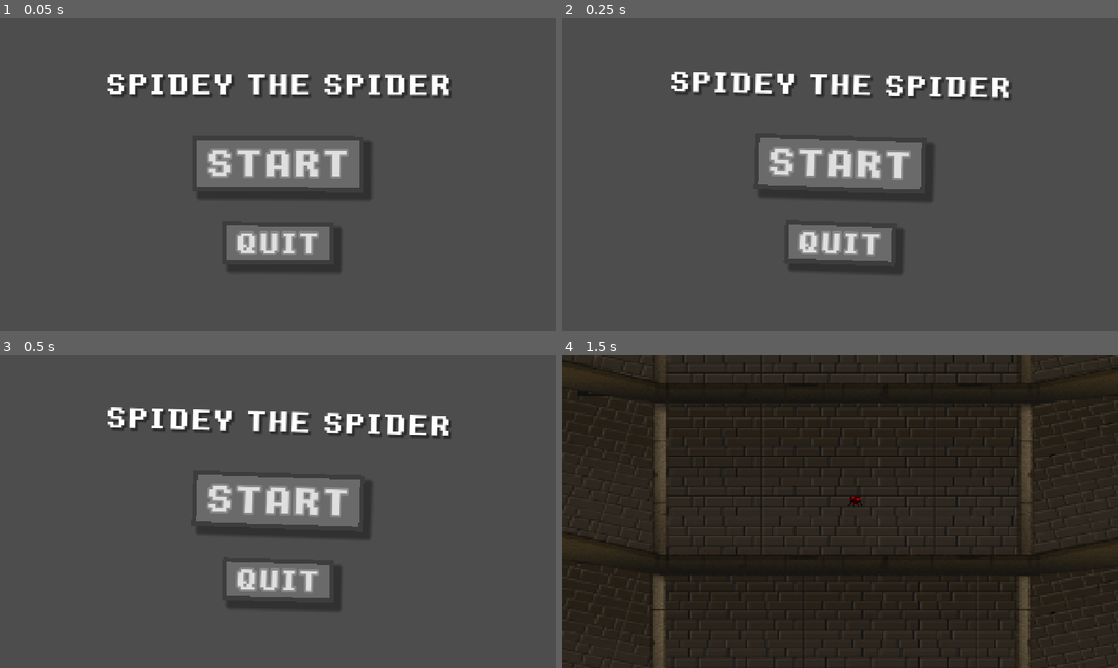
Above: before the commit, frames 1-4 (two rows, left to right).
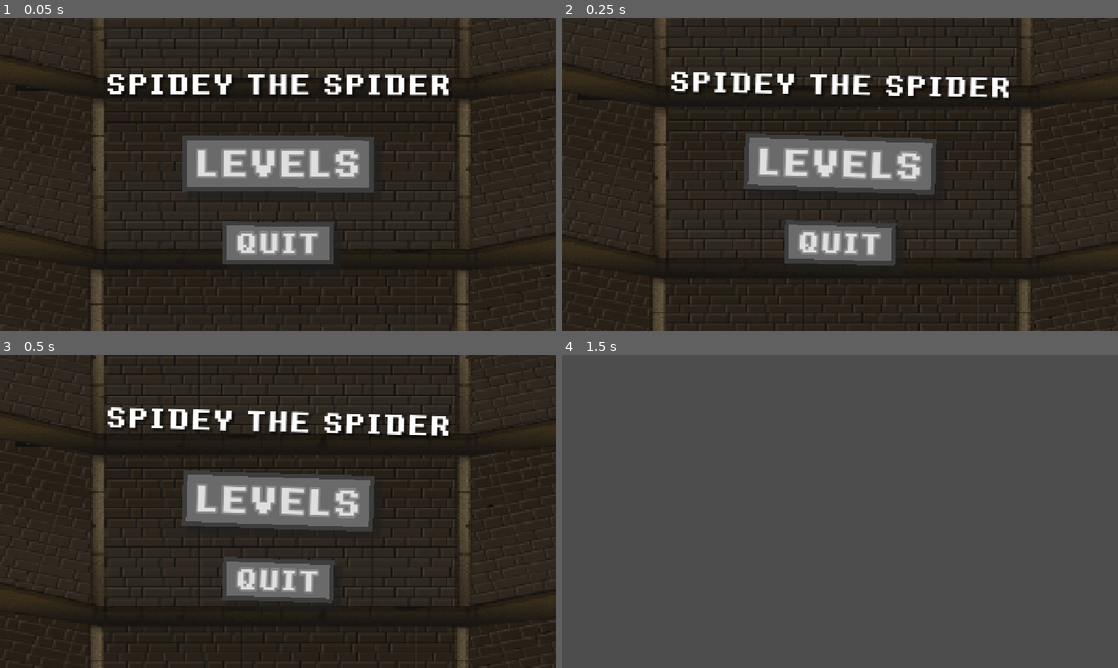
Above: after the commit, the same moments.

Repository: Pluspolar/Game-Jam-Group-3
Game: Godot game, scene res://Scenes/menu.tscn
The game is run twice, just before and just after one commit, with the same random seed, the same clock (stepped at 60 frames per second) and the same inputs. The engine's default icon, where the game draws it, is replaced by a stand-in: a white triangle on a blue panel in a dark square.
Inputs (mouse positions are in pixels of both pictures, inside the frame that each line leads up to):
- Up to frame 1 (0.05 s): no input
- Up to frame 2 (0.25 s): no input
- Up to frame 3 (0.5 s): no input
- Up to frame 4 (1.5 s): click "START" (after the commit: "LEVELS") at 0.5 s; move the mouse to (962, 495) at 1.27 s; hold D (right) from 1.28 s (still down); tap S (heal) at 1.35 s

The runs differ from the first frame. In frame 1, 89% of the frame differs, in the area x 0-100%, y 0-100%; in frame 2, 89%; in frame 3, 89%; in frame 4, 99%.

Commit message:
level load

Diff:
--- a/game-jam/Levels/level_test.tscn
+++ b/game-jam/Levels/level_test.tscn
@@ -2,6 +2,7 @@
 
 [ext_resource type="PackedScene" uid="uid://dcbf7yh5thgpm" path="res://Scenes/background_1.tscn" id="1_3vr47"]
 [ext_resource type="PackedScene" uid="uid://cwk7skvqf86x1" path="res://Scenes/background_2.tscn" id="2_7mba1"]
+[ext_resource type="PackedScene" uid="uid://cievq2jhecrnb" path="res://Scenes/end_trigger.tscn" id="3_soq8b"]
 
 [sub_resource type="RectangleShape2D" id="RectangleShape2D_q8e8m"]
 size = Vector2(137.9336, 377)
@@ -137,3 +138,6 @@
 position = Vector2(366, -3413)
 shape = SubResource("RectangleShape2D_ku5x2")
 debug_color = Color(0.55757344, 0.5340342, 0.48370427, 0.41960785)
+
+[node name="end_trigger" parent="." unique_id=1149071925 instance=ExtResource("3_soq8b")]
+position = Vector2(598, -3656)
--- /dev/null
+++ b/game-jam/Scenes/button.gd
@@ -0,0 +1,28 @@
+extends Button
+
+@export var scene_id: String
+var mouse_enter : bool = false
+var speed_scale : float = 0
+var target_scale : float = 1
+
+func _process(delta: float) -> void:
+	if mouse_enter:
+		target_scale = 1.15
+	else:
+		target_scale = 1
+
+	rotation_degrees += ((0+speed_scale*300+(sin(Global.timer/24)*2)) - rotation_degrees) * 0.5 * 60 * delta
+	speed_scale = (((target_scale-scale.x) * 0.2) + (speed_scale * 0.6))
+	scale += Vector2(speed_scale, speed_scale) * 60 * delta
+
+func _on_mouse_entered() -> void:
+	mouse_enter = true
+
+func _on_mouse_exited() -> void:
+	mouse_enter = false
+
+func _on_button_down() -> void:
+	await get_tree().create_timer(0.05).timeout
+	if scene_id == "quit": get_tree().quit()
+	else:
+		get_tree().change_scene_to_file("res://Scenes/" + scene_id + ".tscn")
--- /dev/null
+++ b/game-jam/Scenes/end.gd
@@ -0,0 +1,4 @@
+extends Area2D
+
+func _on_body_entered(body: Node2D) -> void:
+	Global._nextlevel()
--- /dev/null
+++ b/game-jam/Scenes/end_trigger.tscn
@@ -0,0 +1,36 @@
+[gd_scene format=3 uid="uid://cievq2jhecrnb"]
+
+[ext_resource type="Script" uid="uid://drnws8vrxgl1b" path="res://Scenes/end.gd" id="1_0dmti"]
+
+[sub_resource type="RectangleShape2D" id="RectangleShape2D_7hhj4"]
+size = Vector2(171.5, 82)
+
+[sub_resource type="RectangleShape2D" id="RectangleShape2D_veowf"]
+size = Vector2(894, 82)
+
+[sub_resource type="RectangleShape2D" id="RectangleShape2D_sle2r"]
+size = Vector2(966, 82)
+
+[node name="end_trigger" type="Node2D" unique_id=1149071925]
+
+[node name="end" type="Area2D" parent="." unique_id=2014418938]
+collision_layer = 8
+collision_mask = 16
+script = ExtResource("1_0dmti")
+
+[node name="CollisionShape2D" type="CollisionShape2D" parent="end" unique_id=476913220]
+position = Vector2(8, -22)
+shape = SubResource("RectangleShape2D_7hhj4")
+debug_color = Color(0, 0.6446726, 0.2824021, 0.41960785)
+
+[node name="solid" type="StaticBody2D" parent="." unique_id=2146905836]
+
+[node name="CollisionShape2D" type="CollisionShape2D" parent="solid" unique_id=1683872481]
+position = Vector2(-524, -22)
+shape = SubResource("RectangleShape2D_veowf")
+
+[node name="CollisionShape2D2" type="CollisionShape2D" parent="solid" unique_id=436868707]
+position = Vector2(577, -22)
+shape = SubResource("RectangleShape2D_sle2r")
+
+[connection signal="body_entered" from="end" to="end" method="_on_body_entered"]
--- a/game-jam/Scenes/main.gd
+++ b/game-jam/Scenes/main.gd
@@ -3,6 +3,7 @@
 
 @onready var player := $Player
 @onready var cam := $Cam
+@onready var level_scene
 @onready var raycast_wall := $Player/RayCast_wall
 @onready var raycast_point := $Player/cast_point/point
 @onready var raycast_silky := $Player/RayCast_silky
@@ -23,6 +24,7 @@
 var cam_wobble : Vector2 = Vector2(0,0)
 
 func _ready() -> void:
+	Global._loadlevel(Global.cur_level)
 	line = Line2D.new()
 	$line.add_child(line)
 
@@ -45,9 +47,7 @@
 
 	if Global.health <= 0:
 		await get_tree().create_timer(2).timeout
-		Global.health = 100
-		Global.is_swinging = false
-		get_tree().reload_current_scene()
+		Global._reset()
 
 func create_line(player_pos: Vector2):
 	distance = player_pos.distance_to(Global.string_target)
@@ -118,3 +118,9 @@
 
 	if Input.is_action_just_pressed("heal"):
 		if Global.health > 0: Global.health += 5
+		Global._reset()
+
+func _loadlevel(index: int):
+	level_scene = load("res://Levels/level_test.tscn")
+	var label_inst = level_scene.instantiate()
+	$level.add_child(label_inst)
--- a/game-jam/Scenes/main.tscn
+++ b/game-jam/Scenes/main.tscn
@@ -10,13 +10,16 @@
 shader_parameter/alpha = 0.0
 shader_parameter/red_multiplier = 0.0
 
-[node name="main" type="Node2D" unique_id=1425132053]
+[node name="main" type="Node2D" unique_id=1425132053 groups=["load_level"]]
 script = ExtResource("1_bo1nx")
 stretchiness = 200.0
 string_power = 1.75
 player_range = 360.0
 
+[node name="level" type="Node2D" parent="." unique_id=741024077]
+
 [node name="level_test" parent="." unique_id=673225537 instance=ExtResource("4_jjvhh")]
+visible = false
 metadata/_edit_lock_ = true
 
 [node name="Cam" type="Camera2D" parent="." unique_id=1260990897]
--- a/game-jam/Scenes/menu.tscn
+++ b/game-jam/Scenes/menu.tscn
@@ -1,9 +1,9 @@
 [gd_scene format=3 uid="uid://exegsfccfjbt"]
 
+[ext_resource type="Script" uid="uid://dso11k6berfbt" path="res://Scenes/button.gd" id="2_158mb"]
 [ext_resource type="FontFile" uid="uid://cyge4tlc7d2iw" path="res://Sprites/pixel font/dogicapixelbold.ttf" id="2_cayip"]
-[ext_resource type="Script" uid="uid://b8k4vrntewvfh" path="res://Scenes/start_button.gd" id="2_xhh6f"]
-[ext_resource type="Script" uid="uid://ts3bspt2fsjp" path="res://Scenes/quit_button.gd" id="3_cayip"]
 [ext_resource type="Script" uid="uid://dwd44u2u3o3fg" path="res://Scenes/game_title.gd" id="4_158mb"]
+[ext_resource type="Texture2D" uid="uid://dl1ql0s1u6whs" path="res://Sprites/background/1-back.png" id="4_wwsa2"]
 
 [sub_resource type="StyleBoxFlat" id="StyleBoxFlat_1rerr"]
 bg_color = Color(0.4149491, 0.4149491, 0.4149491, 1)
@@ -54,9 +54,9 @@
 
 [node name="Start_button" type="Button" parent="CanvasLayer" unique_id=240006197]
 anchors_preset = -1
-anchor_left = 0.39140624
+anchor_left = 0.3734375
 anchor_top = 0.43611112
-anchor_right = 0.60859376
+anchor_right = 0.6265625
 anchor_bottom = 0.5638889
 offset_left = -58.0
 offset_top = -43.0
@@ -73,9 +73,10 @@
 theme_override_styles/normal = SubResource("StyleBoxFlat_1rerr")
 theme_override_styles/pressed = SubResource("StyleBoxFlat_cayip")
 theme_override_styles/hover = SubResource("StyleBoxFlat_xhh6f")
-text = "START"
+text = "LEVELS"
 icon_alignment = 1
-script = ExtResource("2_xhh6f")
+script = ExtResource("2_158mb")
+scene_id = "level_menu"
 metadata/_edit_use_anchors_ = true
 
 [node name="Quit_Button" type="Button" parent="CanvasLayer" unique_id=1241282313]
@@ -101,7 +102,8 @@
 theme_override_styles/hover = SubResource("StyleBoxFlat_xhh6f")
 text = "QUIT"
 icon_alignment = 1
-script = ExtResource("3_cayip")
+script = ExtResource("2_158mb")
+scene_id = "quit"
 
 [node name="Game_Title" type="Label" parent="CanvasLayer" unique_id=1344259479]
 anchors_preset = 5
@@ -119,9 +121,50 @@
 vertical_alignment = 1
 script = ExtResource("4_158mb")
 
+[node name="Start_button2" type="Button" parent="CanvasLayer" unique_id=593371472]
+anchors_preset = -1
+anchor_left = 0.39140624
+anchor_top = 0.43611112
+anchor_right = 0.60859376
+anchor_bottom = 0.5638889
+offset_left = -1529.0
+offset_top = -301.0
+offset_right = -1413.0
+offset_bottom = -265.0
+grow_horizontal = 2
+grow_vertical = 2
+pivot_offset = Vector2(196, 66)
+theme_override_colors/font_pressed_color = Color(0.2, 0.2, 0.2, 1)
+theme_override_colors/font_outline_color = Color(0.52906674, 0.52906674, 0.52906656, 1)
+theme_override_constants/outline_size = 20
+theme_override_fonts/font = ExtResource("2_cayip")
+theme_override_font_sizes/font_size = 67
+theme_override_styles/normal = SubResource("StyleBoxFlat_1rerr")
+theme_override_styles/pressed = SubResource("StyleBoxFlat_cayip")
+theme_override_styles/hover = SubResource("StyleBoxFlat_xhh6f")
+text = "START"
+icon_alignment = 1
+script = ExtResource("2_158mb")
+metadata/_edit_use_anchors_ = true
+
+[node name="background" type="Parallax2D" parent="." unique_id=921263637]
+modulate = Color(0.79624295, 0.796243, 0.7962429, 1)
+repeat_size = Vector2(0, 2532)
+autoscroll = Vector2(0, 100)
+repeat_times = 2
+
+[node name="Sprite2D" type="Sprite2D" parent="background" unique_id=574938436]
+texture_filter = 1
+position = Vector2(648.99994, 909.99994)
+scale = Vector2(4.379487, 3.4905214)
+texture = ExtResource("4_wwsa2")
+
 [connection signal="button_down" from="CanvasLayer/Start_button" to="CanvasLayer/Start_button" method="_on_button_down"]
 [connection signal="mouse_entered" from="CanvasLayer/Start_button" to="CanvasLayer/Start_button" method="_on_mouse_entered"]
 [connection signal="mouse_exited" from="CanvasLayer/Start_button" to="CanvasLayer/Start_button" method="_on_mouse_exited"]
 [connection signal="button_down" from="CanvasLayer/Quit_Button" to="CanvasLayer/Quit_Button" method="_on_button_down"]
 [connection signal="mouse_entered" from="CanvasLayer/Quit_Button" to="CanvasLayer/Quit_Button" method="_on_mouse_entered"]
 [connection signal="mouse_exited" from="CanvasLayer/Quit_Button" to="CanvasLayer/Quit_Button" method="_on_mouse_exited"]
+[connection signal="button_down" from="CanvasLayer/Start_button2" to="CanvasLayer/Start_button2" method="_on_button_down"]
+[connection signal="mouse_entered" from="CanvasLayer/Start_button2" to="CanvasLayer/Start_button2" method="_on_mouse_entered"]
+[connection signal="mouse_exited" from="CanvasLayer/Start_button2" to="CanvasLayer/Start_button2" method="_on_mouse_exited"]
--- a/game-jam/Scenes/player.tscn
+++ b/game-jam/Scenes/player.tscn
@@ -91,7 +91,7 @@
 radius = 1.0
 
 [node name="Player" type="CharacterBody2D" unique_id=38737271]
-collision_mask = 3
+collision_mask = 19
 script = ExtResource("1_v0iea")
 speed = 500.0
 fall_multiplier = 0.005
--- a/game-jam/global.gd
+++ b/game-jam/global.gd
@@ -4,6 +4,8 @@
 var is_swinging: bool = false
 var timer: float = 0
 var health: float = 100
+var cur_level: int = 0
+var unlocked_level: int = 0
 
 func _process(delta: float) -> void:
 	timer += 100 * delta
@@ -15,3 +17,18 @@
 	if event.is_action_pressed("jump") and is_swinging:
 		await get_tree().create_timer(0.01).timeout
 		is_swinging = false
+
+func _loadlevel(index: int):
+	get_tree().call_group('load_level', '_loadlevel', index)
+
+func _nextlevel():
+	if cur_level == unlocked_level: unlocked_level += 1
+	cur_level += 1
+	_reset()
+
+func _reset():
+	health = 100
+	is_swinging = false
+	get_tree().reload_current_scene()
+	#await get_tree().create_timer(0.01).timeout
+	#_loadlevel(cur_level)
--- a/game-jam/project.godot
+++ b/game-jam/project.godot
@@ -24,6 +24,10 @@
 window/size/viewport_width=1280
 window/size/viewport_height=720
 window/stretch/mode="canvas_items"
+
+[global_group]
+
+load_level=""
 
 [input]
 
@@ -80,6 +84,8 @@
 3d_render/layer_3="Silky Wall"
 2d_physics/layer_1="All"
 2d_physics/layer_3="Silky Wall"
+2d_physics/layer_4="End"
+2d_physics/layer_5="Player_end"
 
 [physics]
 
Not shown, added: game-jam/Scenes/button.gd.uid
Not shown, added: game-jam/Scenes/end.gd.uid
